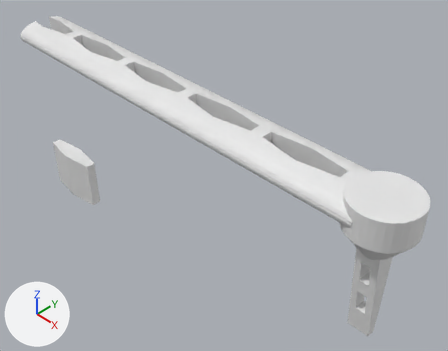
A saved change to the Blender file arm.blend.
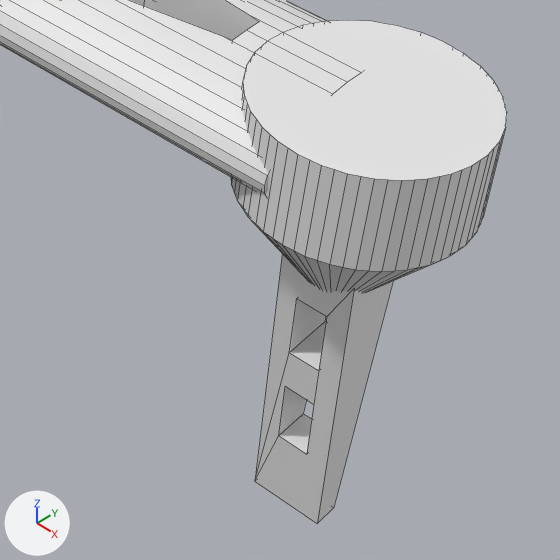
There are two pictures of each version: one whole from a camera (50 mm lens) standing at (9.25, -13.64, 12.87) and looking at (-2.83, -1.66, 0.35), one close up on the part from 59% to 100% of the width and 47% to 99% of the height. Arrows for +X, +Y and +Z are at lower left; the lights stay in place. The close-ups show mesh edges as thin lines.

In view in the first close-up: 'Arm Cylinder', 'Motor Holder and Leg'.
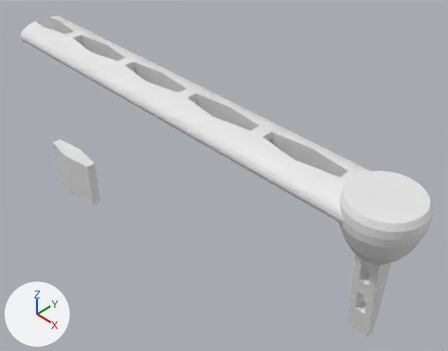
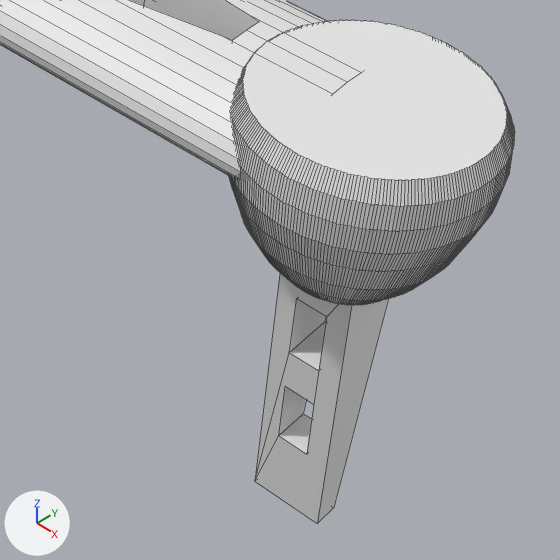
What differs and where, as boxes (x1, y1, x2, y2) in the close-ups (560 x 560 px):
```json
{"object": "Motor Holder and Leg", "change": "reshaped", "before": [231, 20, 507, 523], "after": [229, 20, 515, 523]}
{"part": 1, "of": "me_cylinder_001", "change": "added", "after": [229, 20, 515, 305]}
```

Edits to the scene script, one JSON object a line:
```json
{"block": "me_cylinder_001", "where": "# used by ob_motor_holder_and_leg; location = (3.78, -2.84, 2.94)"}
{"op": "remove", "block": "me_cylinder_001", "code": "me_cylinder_001.from_pydata(...)  # 216 vertices, 148 faces; spans x -1.0..1.0, y -1.0..1.0, z -3.75..0.89"}
{"op": "add", "block": "me_cylinder_001", "code": "me_cylinder_001.from_pydata(...)  # 2328 vertices, 2068 faces; spans x -1.11..1.11, y -1.11..1.11, z -3.75..0.89"}
{"block": "me_cylinder_001", "change": "me_cylinder_001 part 1: 2112 vertices added at x -1.11..1.11, y -1.11..1.11, z -1.0..0.89"}
```
